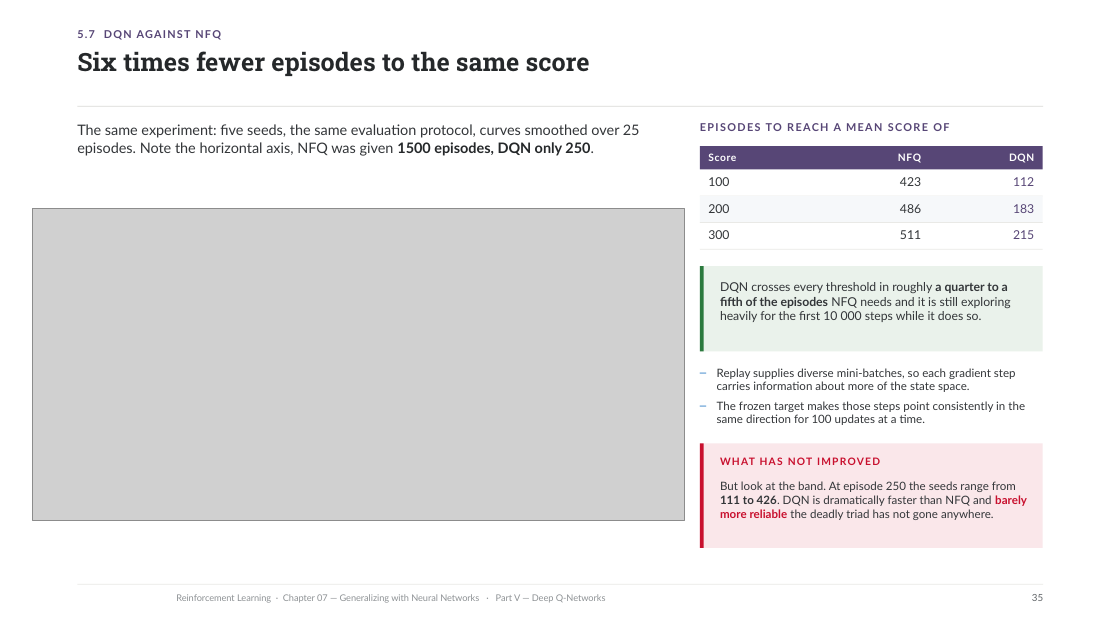
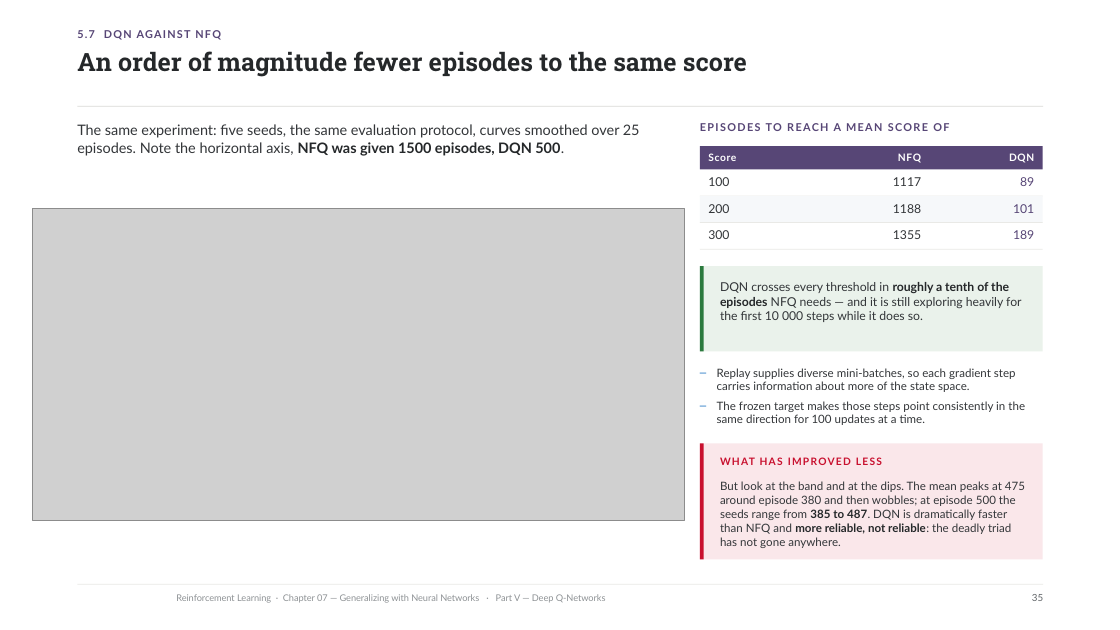
Before and after one commit to riccardoberta/reinforcement-learning, a slide deck: slide 35 of 07 - Generalizing with Neural Networks/slides.pptx. Drawn at 1120x630 pixels with LibreOffice and Linux fonts; fonts in the diff are those of the drawing; grey boxes stand for pictures; background and template pictures are left out. Boxes give left, top, right and bottom in pixels: in the first picture for what was removed or moved away, otherwise in the second. Text is boxed around its words. In the diff, an @@ line names an element or a change of style, - is before the commit and + after.

```diff
--- a/07 - Generalizing with Neural Networks/slides.pptx
+++ b/07 - Generalizing with Neural Networks/slides.pptx
@@ text at (77,51,747,77): text changed @@
-Six times fewer episodes to the same score
+An order of magnitude fewer episodes to the same score
@@ text at (77,124,640,156): text changed @@
-The same experiment: five seeds, the same evaluation protocol, curves smoothed over 25 episodes. Note the horizontal axis, NFQ was given 1500 episodes, DQN only 250.
+The same experiment: five seeds, the same evaluation protocol, curves smoothed over 25 episodes. Note the horizontal axis, NFQ was given 1500 episodes, DQN 500.
@@ text at (893,177,921,186): text changed @@
-423
+1117
@@ text at (1020,177,1034,186): text changed @@
-112
+89
@@ text at (893,204,921,213): text changed @@
-486
+1188
@@ text at (1013,204,1034,213): text changed @@
-183
+101
@@ text at (893,230,921,239): text changed @@
-511
+1355
@@ text at (1013,230,1034,239): text changed @@
-215
+189
@@ text at (720,282,1021,322): text changed @@
-DQN crosses every threshold in roughly a quarter to a fifth of the episodes NFQ needs and it is still exploring heavily for the first 10 000 steps while it does so.
+DQN crosses every threshold in roughly a tenth of the episodes NFQ needs — and it is still exploring heavily for the first 10 000 steps while it does so.
@@ rectangle: place and size @@
-rectangle at (700,444,1043,548)
+rectangle at (700,444,1043,560)
@@ rectangle: place and size @@
-rectangle at (700,444,703,548)
+rectangle at (700,444,703,560)
@@ text at (720,457,1036,474): text changed @@
-WHAT HAS NOT IMPROVED
+WHAT HAS IMPROVED LESS
@@ text at (720,481,1025,548): text changed @@
-But look at the band. At episode 250 the seeds range from 111 to 426. DQN is dramatically faster than NFQ and barely more reliable the deadly triad has not gone anywhere.
+But look at the band and at the dips. The mean peaks at 475 around episode 380 and then wobbles; at episode 500 the seeds range from 385 to 487. DQN is dramatically faster than NFQ and more reliable, not reliable: the deadly triad has not gone anywhere.
```
Also in this commit, not shown: 23 other slides changed, 4 slides added, 14 other files.
